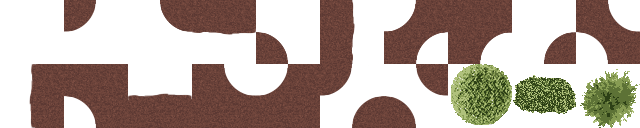
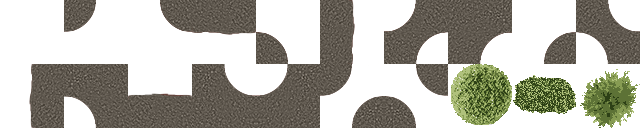
Two versions of the same layered image (640 × 128). Layer-by-layer changes:
added layer "Layer 18" above "Layer 17" over [192,64,256,128]
added layer "Layer 17" above "Layer 16" over [256,64,320,128]
added layer "Layer 16" above "Layer 15" over [64,64,128,128]
added layer "Layer 15" above "Layer 19" over [448,0,512,64]
added layer "Layer 19" above "Layer 14" over [576,0,640,64]
added layer "Layer 14" above "Layer 24" over [384,0,448,64]
added layer "Layer 24" above "Layer 23" over [384,64,448,128]
added layer "Layer 23" above "Layer 22" over [320,64,384,128]
added layer "Layer 22" above "Layer 21" over [29,64,64,128]
added layer "Layer 21" above "Layer 13" over [128,93,192,128]
added layer "Layer 13" above "Layer 11" over [320,0,355,64]
added layer "Layer 11" above "Layer 10" over [192,0,256,35]
added layer "Layer 10" above "Layer 20" over [160,0,192,32]
added layer "Layer 20" above "Layer 12" over [544,32,576,64]
added layer "Layer 12" above "Layer 9" over [256,32,288,64]
added layer "Layer 9" above "Layer 8" over [64,0,96,32]
